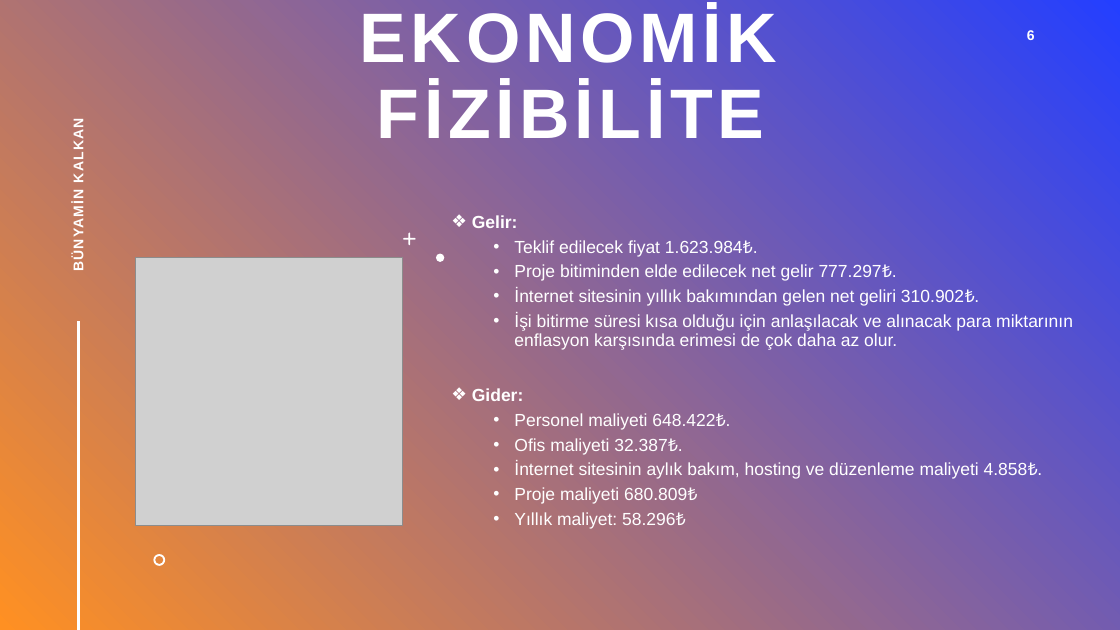
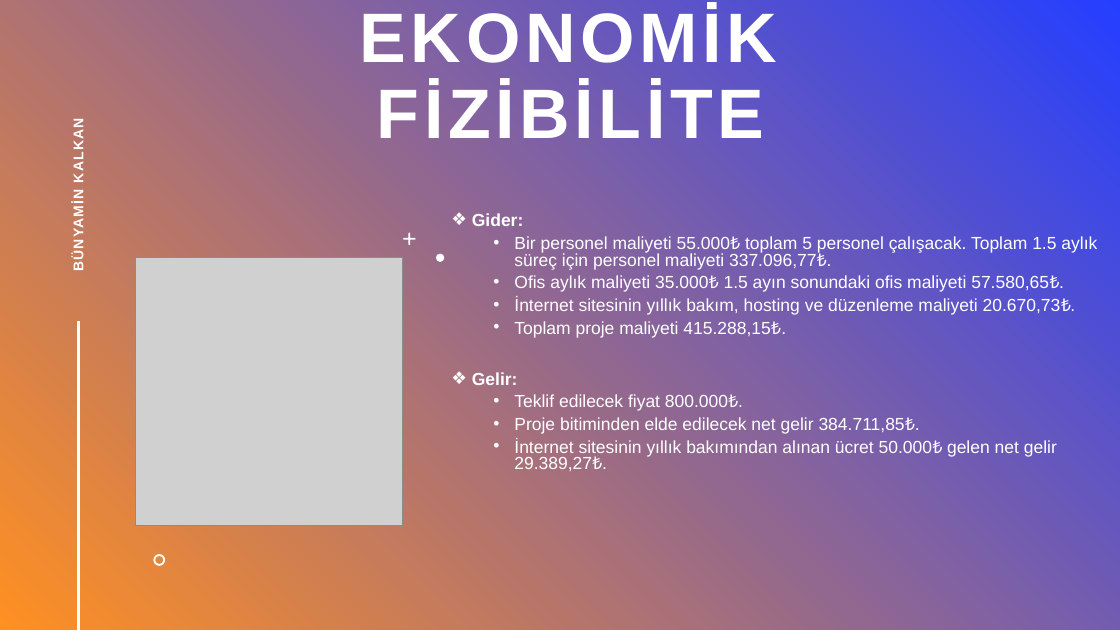
Before and after one commit to keserbaros1/EHOTEL, a slide deck: slide 5 of EHotel Fizibilite Sunumu.pptx (slide 6 before the commit). Drawn at 1120x630 pixels with LibreOffice and Linux fonts; fonts in the diff are those of the drawing; grey boxes stand for pictures. Boxes give left, top, right and bottom in pixels: in the first picture for what was removed or moved away, otherwise in the second. Text is boxed around its words. In the diff, an @@ line names an element or a change of style, - is before the commit and + after.

Commit message:
Sunumumuzu yaptık. Gerekli Düzenlemeleri yapıyoruz Gantt şemamızın ve bütçe tablolarının çok karışık olduğunu öğrendik. Gantt şemasını küçülttüm. Kırpılmış excel dosyası eklendi.

```diff
--- a/EHotel Fizibilite Sunumu.pptx
+++ b/EHotel Fizibilite Sunumu.pptx
@@ page number removed at box(1027, 30, 1035, 40) @@
-6
@@ text at box(472, 213, 1097, 338): paragraphs added @@
+❖ Gider:
+  • Bir personel maliyeti 55.000₺ toplam 5 personel çalışacak. Toplam 1.5 aylık süreç için personel maliyeti 337.096,77₺.
+  • Ofis aylık maliyeti 35.000₺ 1.5 ayın sonundaki ofis maliyeti 57.580,65₺.
+  • İnternet sitesinin yıllık bakım, hosting ve düzenleme maliyeti 20.670,73₺.
+  • Toplam proje maliyeti 415.288,15₺.
@@ text at box(472, 372, 518, 385): line spacing 0.9 to 0.8 @@
@@ text at box(514, 394, 1057, 471): text changed @@
-  • Teklif edilecek fiyat 1.623.984₺.
-  • Proje bitiminden elde edilecek net gelir 777.297₺.
-  • İnternet sitesinin yıllık bakımından gelen net geliri 310.902₺.
-  • İşi bitirme süresi kısa olduğu için anlaşılacak ve alınacak para miktarının enflasyon karşısında erimesi de çok daha az olur.
-❖ Gider:
-  • Personel maliyeti 648.422₺.
-  • Ofis maliyeti 32.387₺.
-  • İnternet sitesinin aylık bakım, hosting ve düzenleme maliyeti 4.858₺.
-  • Proje maliyeti 680.809₺
-  • Yıllık maliyet: 58.296₺
+  • Teklif edilecek fiyat 800.000₺.
+  • Proje bitiminden elde edilecek net gelir 384.711,85₺.
+  • İnternet sitesinin yıllık bakımından alınan ücret 50.000₺ gelen net gelir 29.389,27₺.
```
Also in this commit, not shown: 8 other slides changed, 4 slides added, 3 slides removed, 1 other file.
